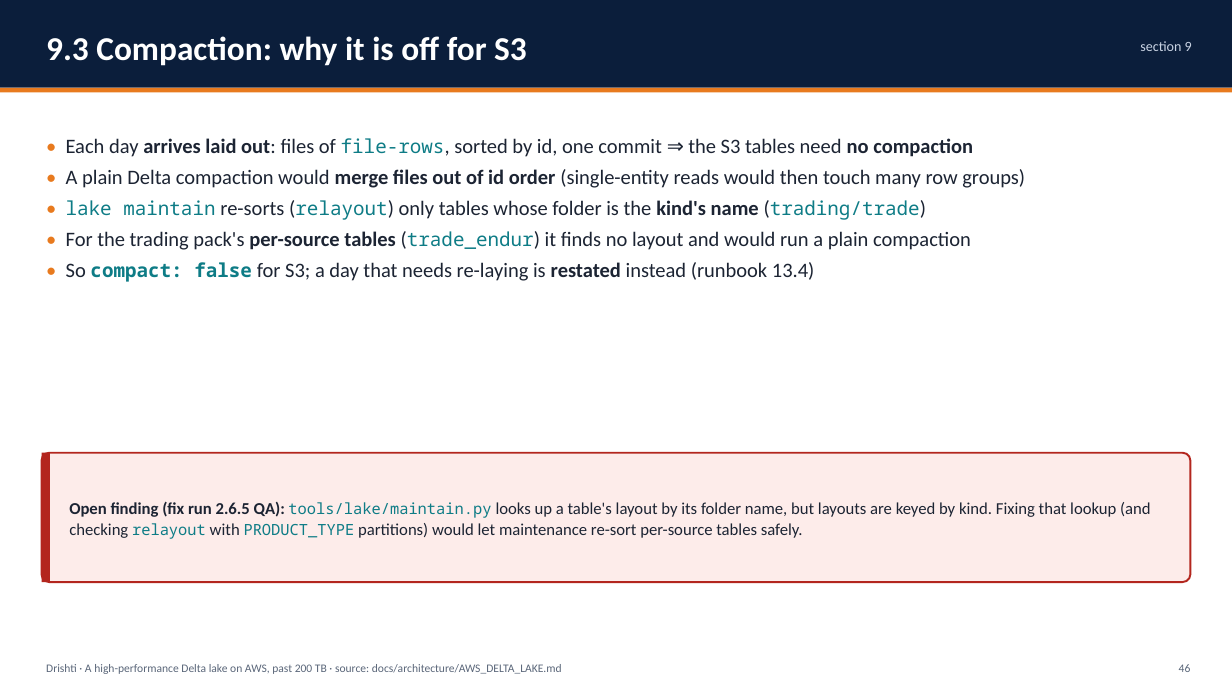
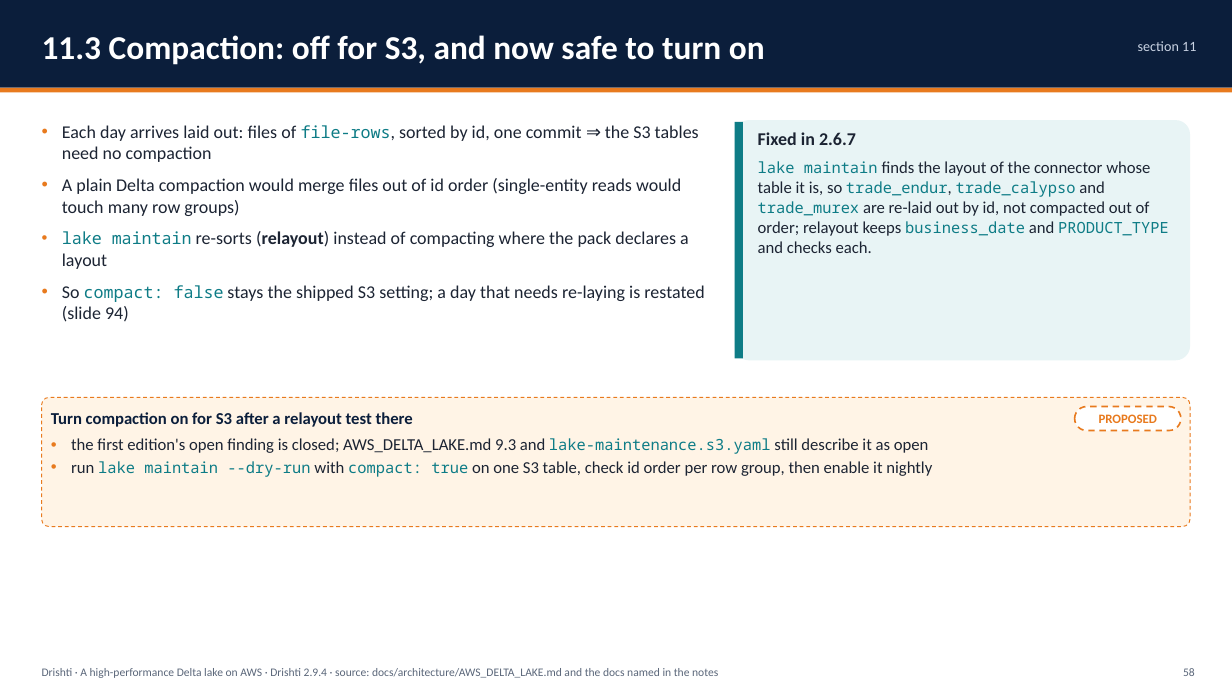
Before and after one commit to ajsinha/drishti, a slide deck: slide 58 of docs/publications/Drishti-AWS-Delta-Lake.pptx (slide 46 before the commit). Drawn at 1232x693 pixels with LibreOffice and Linux fonts; fonts in the diff are those of the drawing. Boxes give left, top, right and bottom in pixels: in the first picture for what was removed or moved away, otherwise in the second. Text is boxed around its words. In the diff, an @@ line names an element or a change of style, - is before the commit and + after.

Commit message:
The Design and Evidence deck (72 slides, was 48) and the AWS Delta Lake deck (103 slides, was 72) rewritten for 2.9.4: what 2.6.5 to 2.9.4 added, the evidence recounted (4,761 Java tests, the drill, benchmarks), the risk lake, JSON Lines, S3, bank scale, Delta or Iceberg above storage, each item built, designed or proposed; PDFs beside them

```diff
--- a/docs/publications/Drishti-AWS-Delta-Lake.pptx
+++ b/docs/publications/Drishti-AWS-Delta-Lake.pptx
@@ text at [42, 35, 765, 65]: text changed @@
-9.3 Compaction: why it is off for S3
+11.3 Compaction: off for S3, and now safe to turn on
@@ text at [1138, 41, 1196, 51]: text changed @@
-section 9
+section 11
@@ text at [62, 125, 704, 322]: text changed; size 16 to 14 pt @@
-• Each day arrives laid out: files of file-rows, sorted by id, one commit ⇒ the S3 tables need no compaction
-• A plain Delta compaction would merge files out of id order (single-entity reads would then touch many row groups)
-• lake maintain re-sorts (relayout) only tables whose folder is the kind's name (trading/trade)
-• For the trading pack's per-source tables (trade_endur) it finds no layout and would run a plain compaction
-• So compact: false for S3; a day that needs re-laying is restated instead (runbook 13.4)
+• Each day arrives laid out: files of file-rows, sorted by id, one commit ⇒ the S3 tables need no compaction
+• A plain Delta compaction would merge files out of id order (single-entity reads would touch many row groups)
+• lake maintain re-sorts (relayout) instead of compacting where the pack declares a layout
+• So compact: false stays the shipped S3 setting; a day that needs re-laying is restated (slide 94)
@@ rectangle: place and size @@
-rectangle at [42, 453, 50, 582]
+rectangle at [735, 122, 743, 359]
@@ rectangle at [735, 122, 743, 359]: fill #B3261E to #0E7C86 @@
@@ rounded rectangle added at [735, 120, 1190, 360], fill #E8F4F5 @@
@@ text at [758, 132, 1169, 253]: text changed @@
-Open finding (fix run 2.6.5 QA): tools/lake/maintain.py looks up a table's layout by its folder name, but layouts are keyed by kind. Fixing that lookup (and checking relayout with PRODUCT_TYPE partitions) would let maintenance re-sort per-source tables safely.
+Fixed in 2.6.7
+lake maintain finds the layout of the connector whose table it is, so trade_endur, trade_calypso and trade_murex are re-laid out by id, not compacted out of order; relayout keeps business_date and PRODUCT_TYPE and checks each.
@@ text "Fixed in 2.6.7" at [758, 132, 1169, 253]: vertical alignment middle to top @@
@@ rounded rectangle: place and size @@
-rounded rectangle at [42, 453, 1190, 582]
+rounded rectangle at [42, 397, 1190, 527]
@@ rounded rectangle at [42, 397, 1190, 527]: fill #FDECEA to #FFF4E6; outline #B3261E 1.5 pt to #E87A1E 0.75 pt dashed @@
@@ text added at [51, 412, 413, 427], 13 pt, text #0B1E3B, bold @@
+Turn compaction on for S3 after a relayout test there
@@ rounded rectangle added at [1075, 407, 1181, 431], fill #FFFFFF, outline #E87A1E 1.25 pt dashed, 10 pt, text #E87A1E, bold @@
+PROPOSED
@@ text added at [71, 438, 932, 477], 13 pt, text #1C2433 @@
+• the first edition's open finding is closed; AWS_DELTA_LAKE.md 9.3 and lake-maintenance.s3.yaml still describe it as open
+• run lake maintain --dry-run with compact: true on one S3 table, check id order per row group, then enable it nightly
@@ text "Drishti · A high-performance Delta ..." at [42, 668, 718, 678]: vertical alignment top to middle @@
@@ text "58" at [1183, 668, 1195, 676]: vertical alignment top to middle @@
@@ text at [42, 668, 718, 678]: text changed @@
-Drishti · A high-performance Delta lake on AWS, past 200 TB · source: docs/architecture/AWS_DELTA_LAKE.md
+Drishti · A high-performance Delta lake on AWS · Drishti 2.9.4 · source: docs/architecture/AWS_DELTA_LAKE.md and the docs named in the notes
@@ text at [1183, 668, 1195, 676]: text changed @@
-46
+58
```
Also in this commit, not shown: 67 other slides changed, 35 slides added, 4 slides removed, 3 other files.
